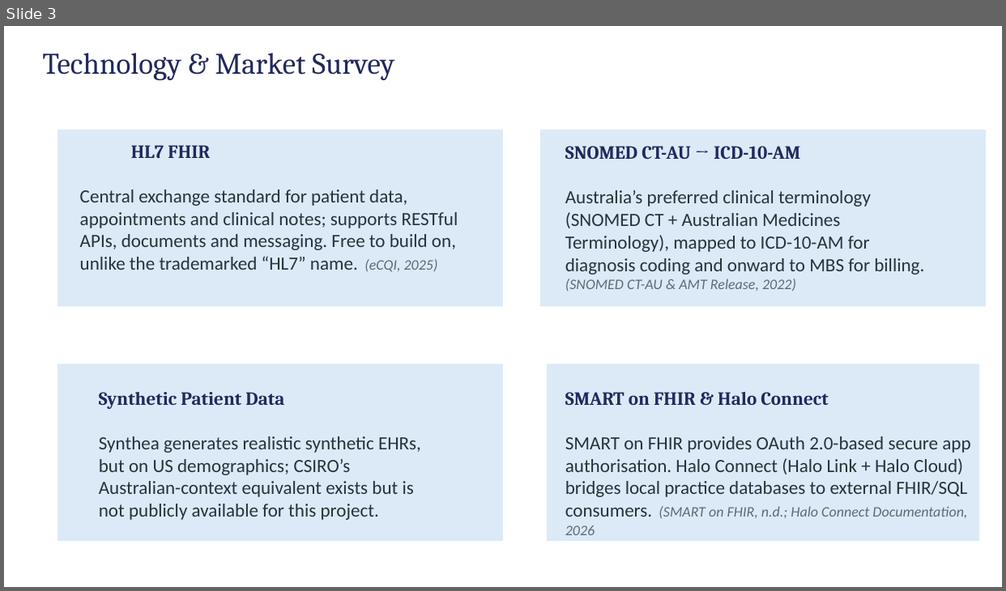
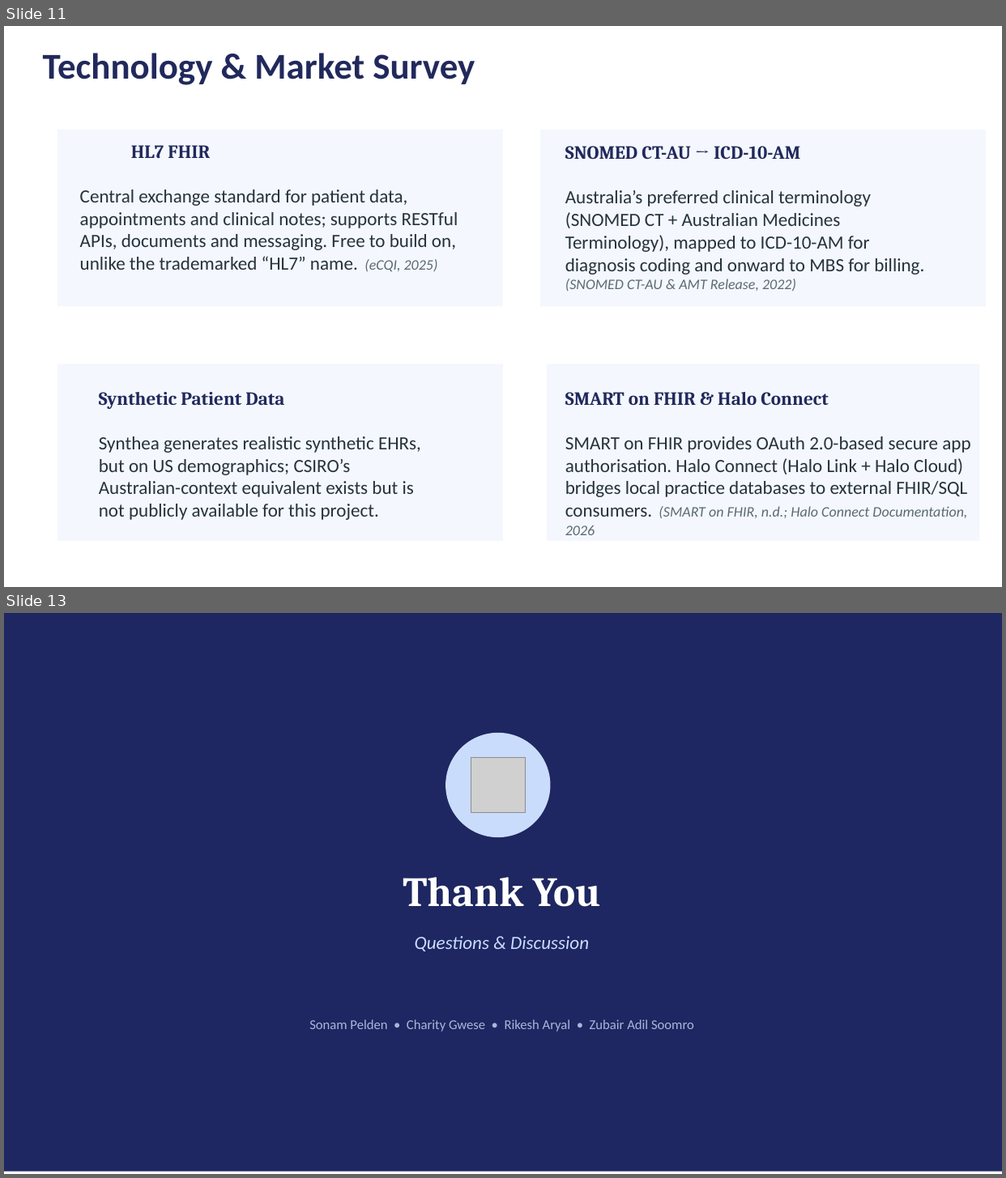
Before and after one commit to SkinnySeal17/HEAALTHCARE_SYSTEM, a slide deck: DOCUMENTS/Presentation_Assignment2.pptx. Shown one above the other, each under a label of ours: slide 3 before the commit, slides 11 and 13 after it; the slides between them are not shown. The pictures are 1006x591 and 1006x1178 pixels, drawn with LibreOffice and Linux fonts; fonts in the diff are those of the drawing; grey boxes stand for pictures. Boxes give left, top, right and bottom in pixels: in the first picture for what was removed or moved away, otherwise in the second. Text is boxed around its words. In the diff, an @@ line names an element or a change of style, - is before the commit and + after.

```diff
--- a/DOCUMENTS/Presentation_Assignment2.pptx
+++ b/DOCUMENTS/Presentation_Assignment2.pptx
@@ slide 13 added at (4, 613, 1002, 1174), background #FFFFFF @@
@@ rectangle added at (4, 613, 1002, 1171), fill #1E2761 @@
@@ ellipse added at (445, 733, 551, 837), fill #CADCFC @@
@@ picture added at (471, 758, 526, 813) @@
@@ text added at (403, 877, 601, 907), 40 pt, text #FFFFFF, bold @@
+Thank You
@@ text added at (415, 936, 589, 952), 18 pt, text #CADCFC, italic @@
+Questions & Discussion
@@ text added at (309, 1020, 694, 1032), 13 pt, text #AAB6D9 @@
+Sonam Pelden • Charity Gwese • Rikesh Aryal • Zubair Adil Soomro
@@ what was slide 3 is now slide 11 @@
@@ slide 11 changed as well @@
@@ title "Technology & Market Survey" at (43, 53, 475, 85): size 28.8 to 35 pt, font Cambria to Calibri, bold on @@
@@ fill #DCEAF7 to #F4F7FD in 4 elements at (58, 130, 503, 307), (547, 365, 979, 542), (58, 365, 503, 542), (541, 130, 987, 307) @@
```
Also in this commit, not shown: 3 other slides changed, 8 other slides added.
